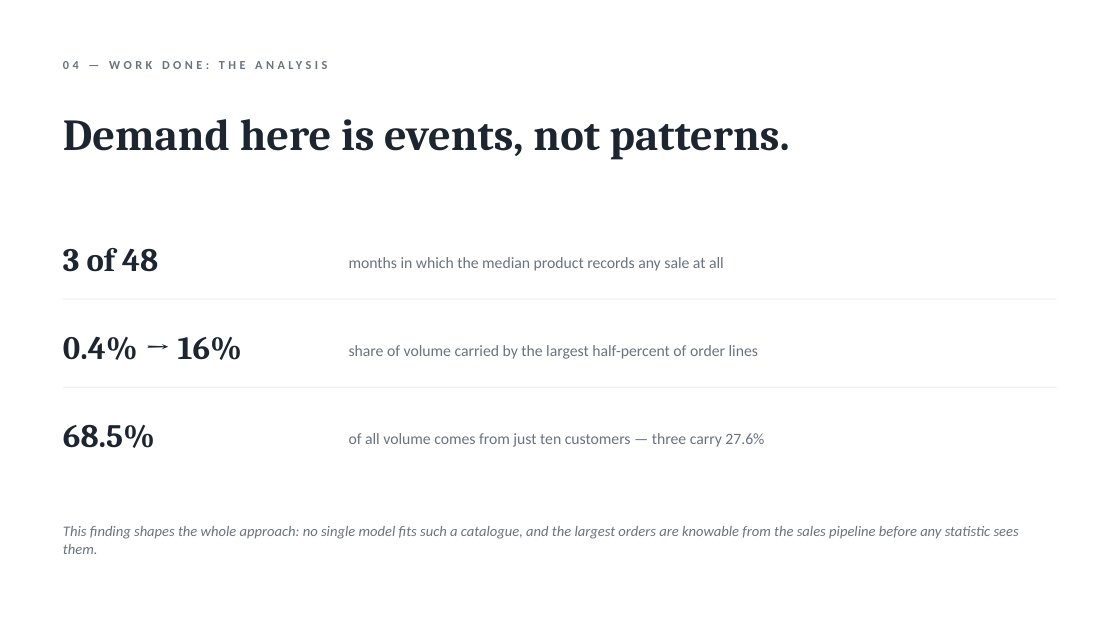
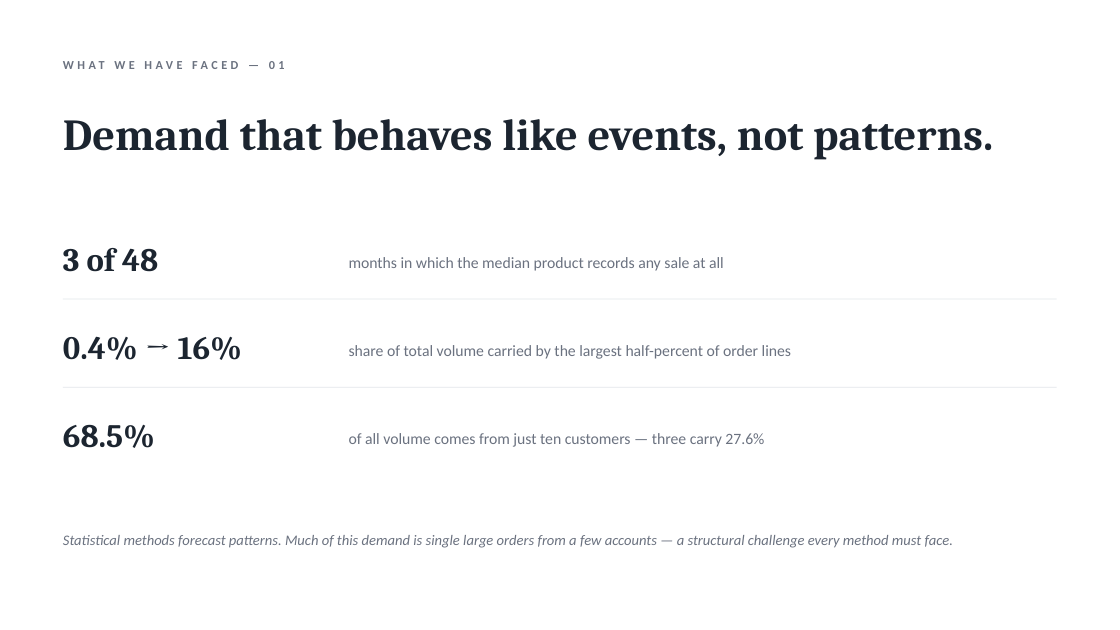
Before and after one commit to DokkDokki/SOE-105, a slide deck: slide 5 of presentation/FY2025_progress_report.pptx. Drawn at 1120x630 pixels with LibreOffice and Linux fonts; fonts in the diff are those of the drawing. Boxes give left, top, right and bottom in pixels: in the first picture for what was removed or moved away, otherwise in the second. Text is boxed around its words. In the diff, an @@ line names an element or a change of style, - is before the commit and + after.

```diff
--- a/presentation/FY2025_progress_report.pptx
+++ b/presentation/FY2025_progress_report.pptx
@@ text at (x1=63, y1=52, x2=1057, y2=77): text changed @@
-04 — WORK DONE: THE ANALYSIS
+WHAT WE HAVE FACED — 01
@@ text at (x1=63, y1=119, x2=993, y2=160): text changed @@
-Demand here is events, not patterns.
+Demand that behaves like events, not patterns.
@@ text at (x1=349, y1=345, x2=791, y2=359): text changed @@
-share of volume carried by the largest half-percent of order lines
+share of total volume carried by the largest half-percent of order lines
@@ text at (x1=63, y1=535, x2=953, y2=548): text changed @@
-This finding shapes the whole approach: no single model fits such a catalogue, and the largest orders are knowable from the sales pipeline before any statistic sees them.
+Statistical methods forecast patterns. Much of this demand is single large orders from a few accounts — a structural challenge every method must face.
```
Also in this commit, not shown: 5 other slides changed, 2 slides added, 4 slides removed.
